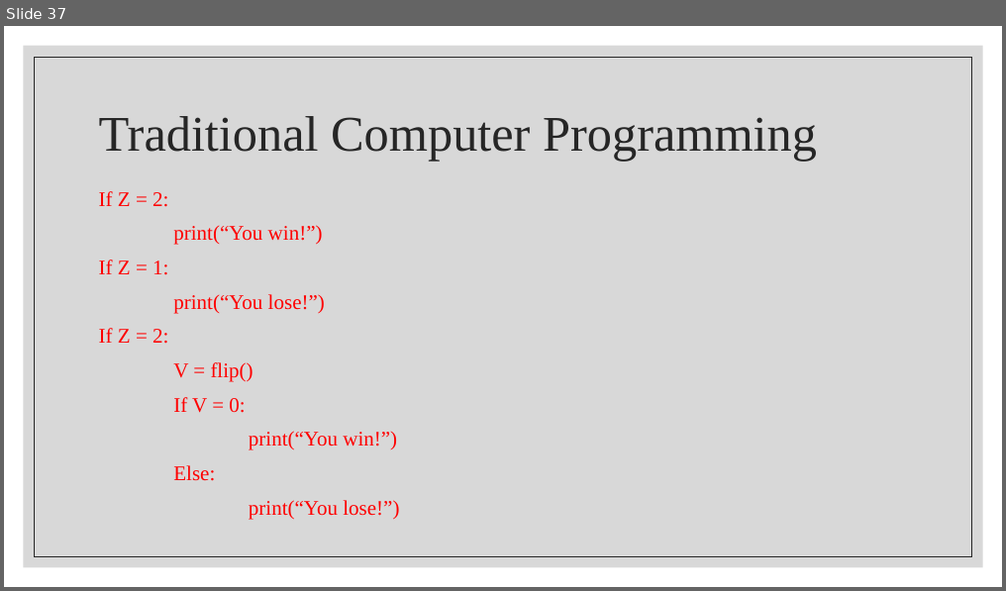
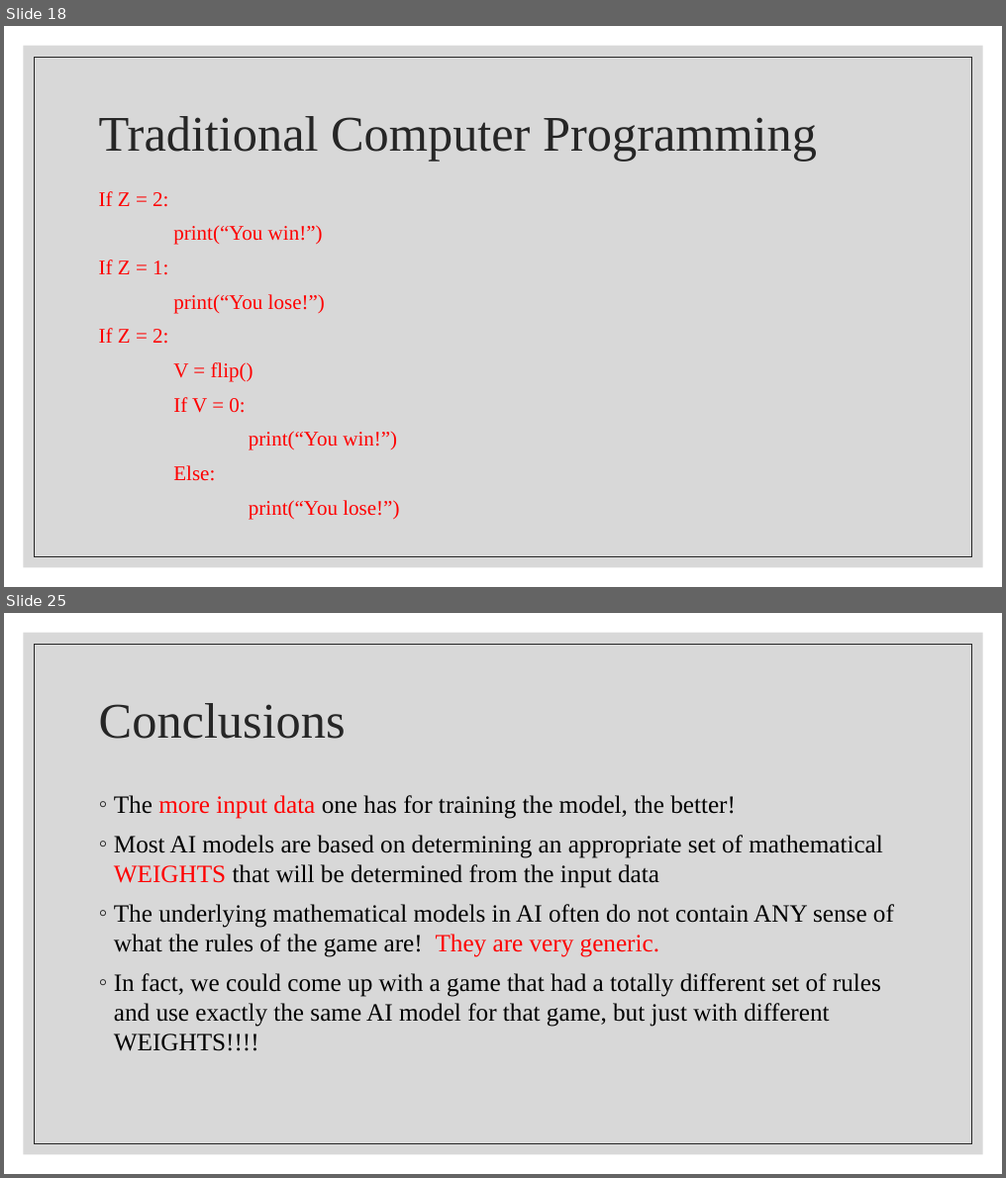
Before and after one commit to wutmeownow/phys441, a slide deck: JupyterNotebooks/LLS/Lecture3.pptx. Shown one above the other, each under a label of ours: slide 37 before the commit, slides 18 and 25 after it; the slides between them are not shown. The pictures are 1006x591 and 1006x1178 pixels, drawn with LibreOffice and Linux fonts; fonts in the diff are those of the drawing. Boxes give left, top, right and bottom in pixels: in the first picture for what was removed or moved away, otherwise in the second. Text is boxed around its words. In the diff, an @@ line names an element or a change of style, - is before the commit and + after.

```diff
--- a/JupyterNotebooks/LLS/Lecture3.pptx
+++ b/JupyterNotebooks/LLS/Lecture3.pptx
@@ slide 25 added at (x1=4, y1=613, x2=1002, y2=1174), background #FFFFFF; not listed: 2 template elements that a slide beside it also shows @@
@@ title added at (x1=99, y1=703, x2=346, y2=739), 48 pt, text #262626 @@
+Conclusions
@@ text added at (x1=114, y1=795, x2=894, y2=1052), 24 pt, text #000000 @@
+◦ The more input data one has for training the model, the better!
+◦ Most AI models are based on determining an appropriate set of mathematical WEIGHTS that will be determined from the input data
+◦ The underlying mathematical models in AI often do not contain ANY sense of what the rules of the game are! They are very generic.
+◦ In fact, we could come up with a game that had a totally different set of rules and use exactly the same AI model for that game, but just with different WEIGHTS!!!!
@@ what was slide 37 is now slide 18 @@
```
Also in this commit, not shown: 1 slide changed, 4 other slides added, 19 slides removed, 2 other files.
